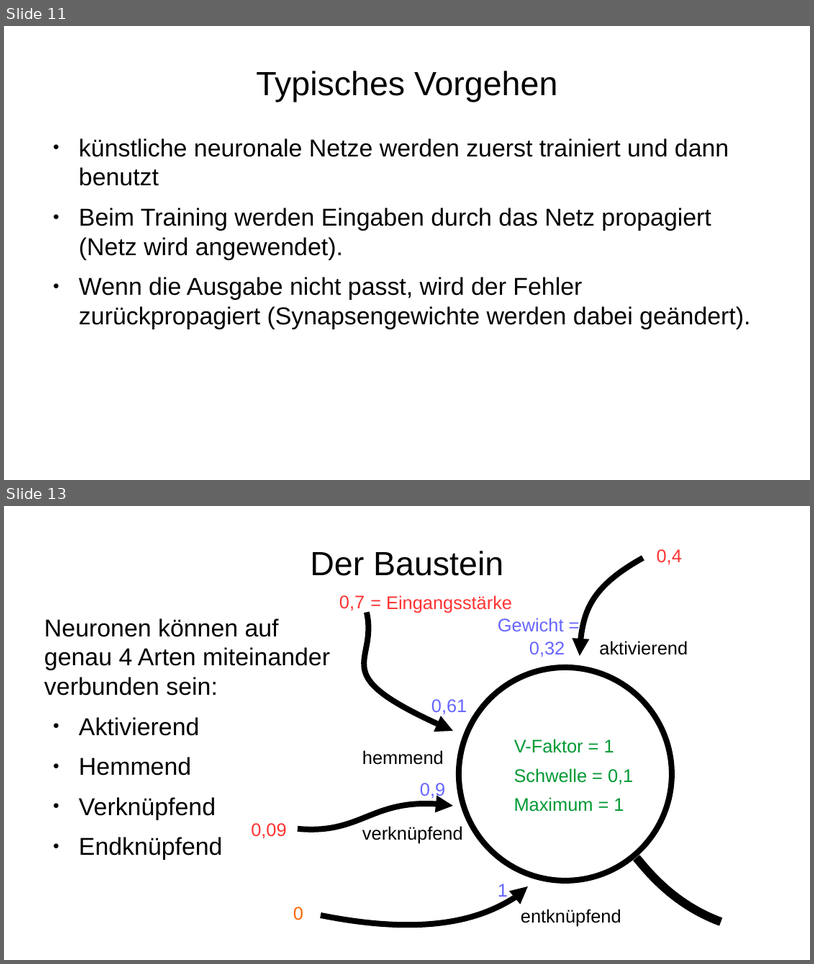
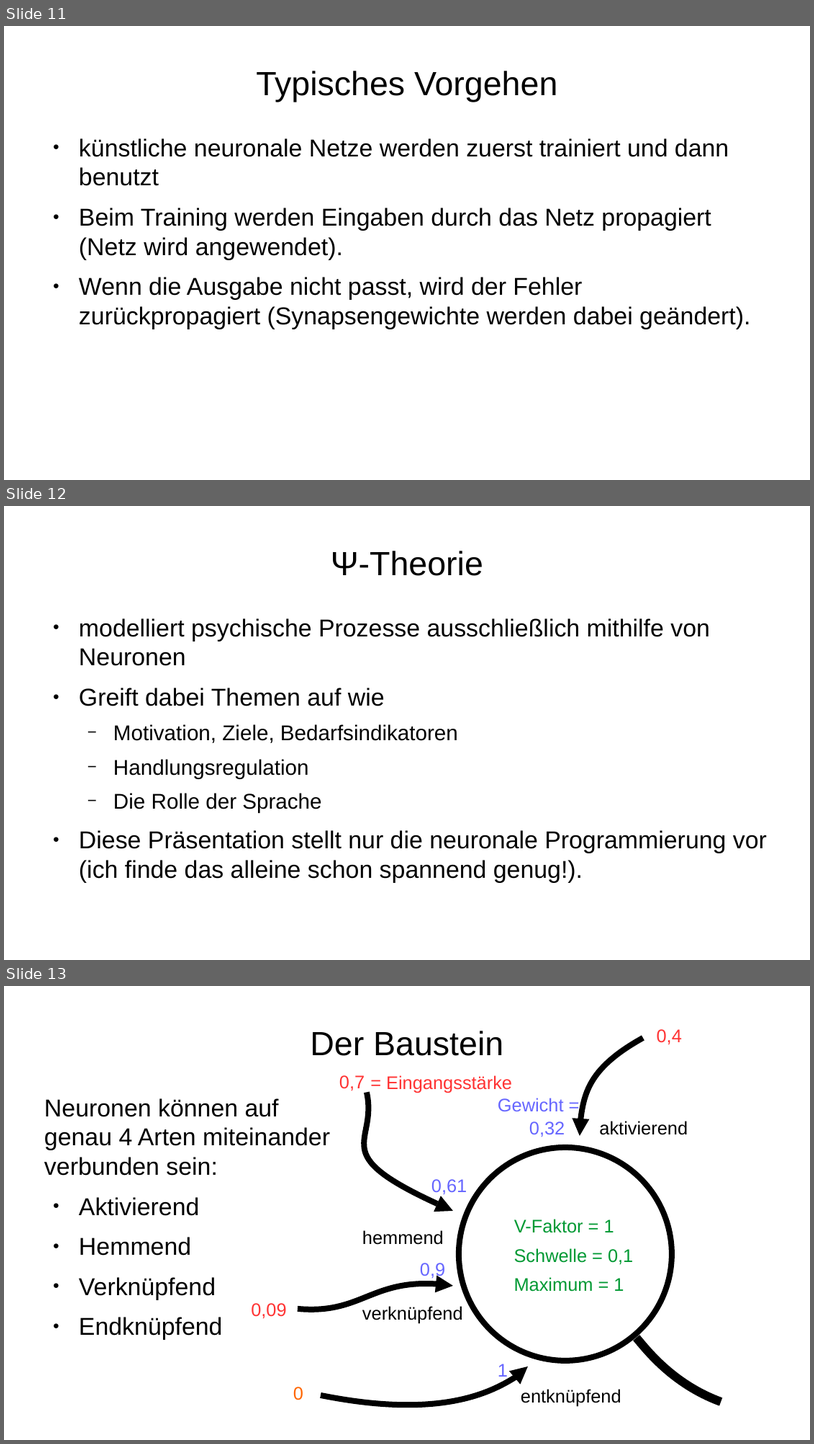
Before and after one commit to Lotes/psi-theorie, a slide deck: presentation.odp. Shown one above the other, each under a label of ours: slides 11 and 13 before the commit, slides 11, 12 and 13 after it; the slides between them are not shown. The pictures are 814x964 and 814x1444 pixels, drawn with LibreOffice and Linux fonts; fonts in the diff are those of the drawing. Boxes give left, top, right and bottom in pixels: in the first picture for what was removed or moved away, otherwise in the second. Text is boxed around its words. In the diff, an @@ line names an element or a change of style, - is before the commit and + after.

```diff
--- a/presentation.odp
+++ b/presentation.odp
@@ slide 12 added at (x1=4, y1=506, x2=810, y2=960), background #FFFFFF @@
@@ title added at (x1=331, y1=551, x2=484, y2=576), 33 pt, text #000000 @@
+Ψ-Theorie
@@ text added at (x1=79, y1=618, x2=767, y2=883), 24 pt, text #000000 @@
+● modelliert psychische Prozesse ausschließlich mithilfe von Neuronen
+● Greift dabei Themen auf wie
+  − Motivation, Ziele, Bedarfsindikatoren
+  − Handlungsregulation
+  − Die Rolle der Sprache
+● Diese Präsentation stellt nur die neuronale Programmierung vor (ich finde das alleine schon spannend genug!).
```
Also in this commit, not shown: 6 slides changed, 5 other slides added, 1 slide removed, 1 other file.
